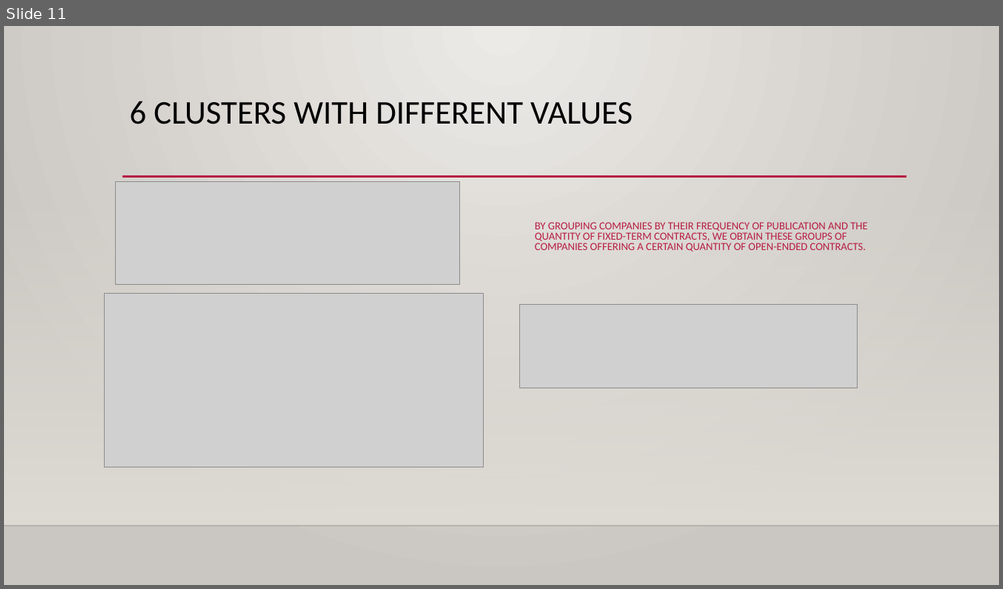
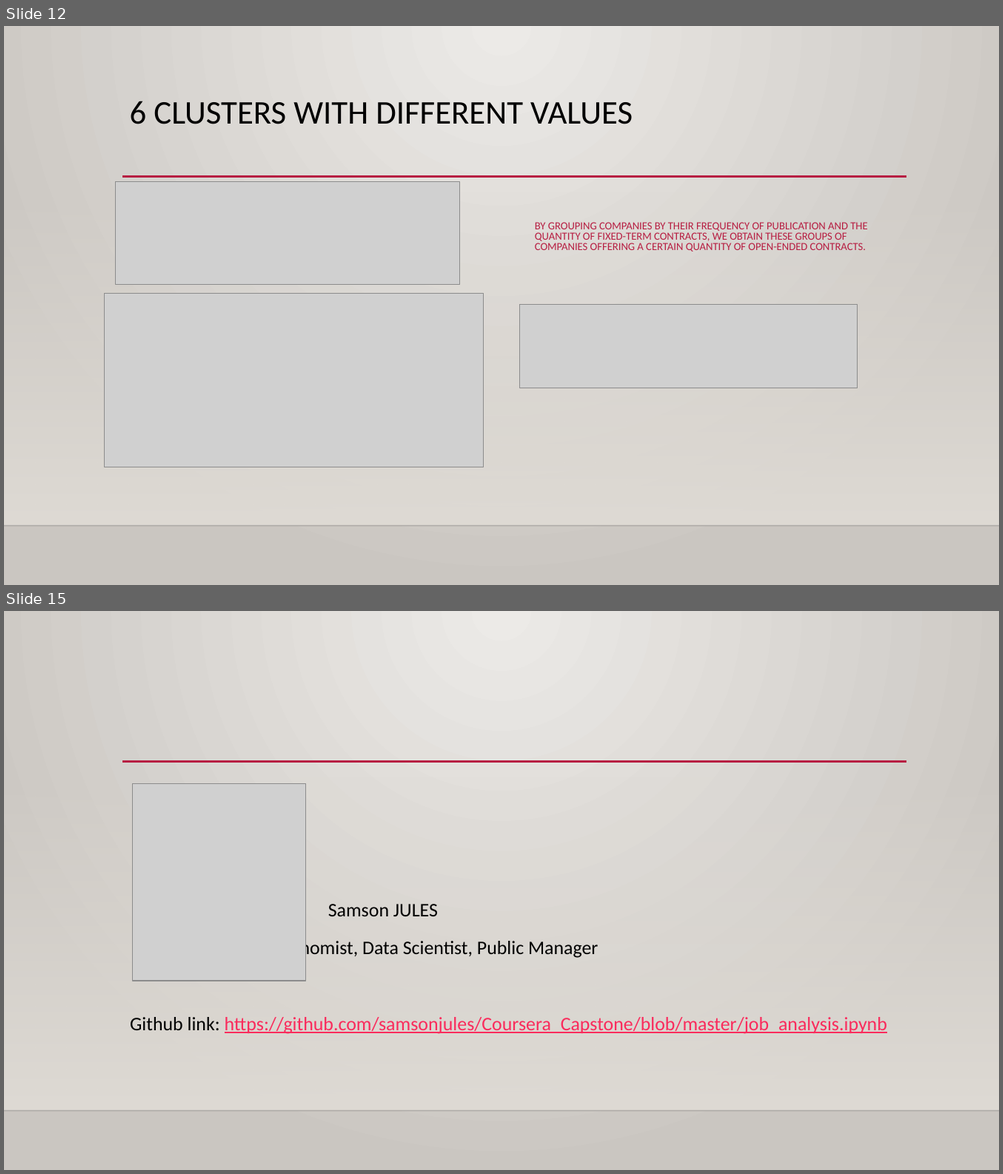
Before and after one commit to samsonjules/Coursera_Capstone, a slide deck: job-analysis-presentation.pptx. Shown one above the other, each under a label of ours: slide 11 before the commit, slides 12 and 15 after it; the slides between them are not shown. The pictures are 1003x589 and 1003x1174 pixels, drawn with LibreOffice and Linux fonts; fonts in the diff are those of the drawing; grey boxes stand for pictures; background and template pictures are left out. Boxes give left, top, right and bottom in pixels: in the first picture for what was removed or moved away, otherwise in the second. Text is boxed around its words. In the diff, an @@ line names an element or a change of style, - is before the commit and + after.

```diff
--- a/job-analysis-presentation.pptx
+++ b/job-analysis-presentation.pptx
@@ slide 15 added at [4,611,999,1170], background gradient #ECEAE7 to #CAC7C1; not listed: 3 template elements that a slide beside it also shows @@
@@ picture added at [132,784,306,981] @@
@@ text added at [130,904,887,1034], 18.5 pt, text #FA2B5C, underline @@
+Samson JULES
+Economist, Data Scientist, Public Manager
+Github link: https://github.com/samsonjules/Coursera_Capstone/blob/master/job_analysis.ipynb
@@ what was slide 11 is now slide 12 @@
```
Also in this commit, not shown: 5 slides changed, 2 other slides added.
